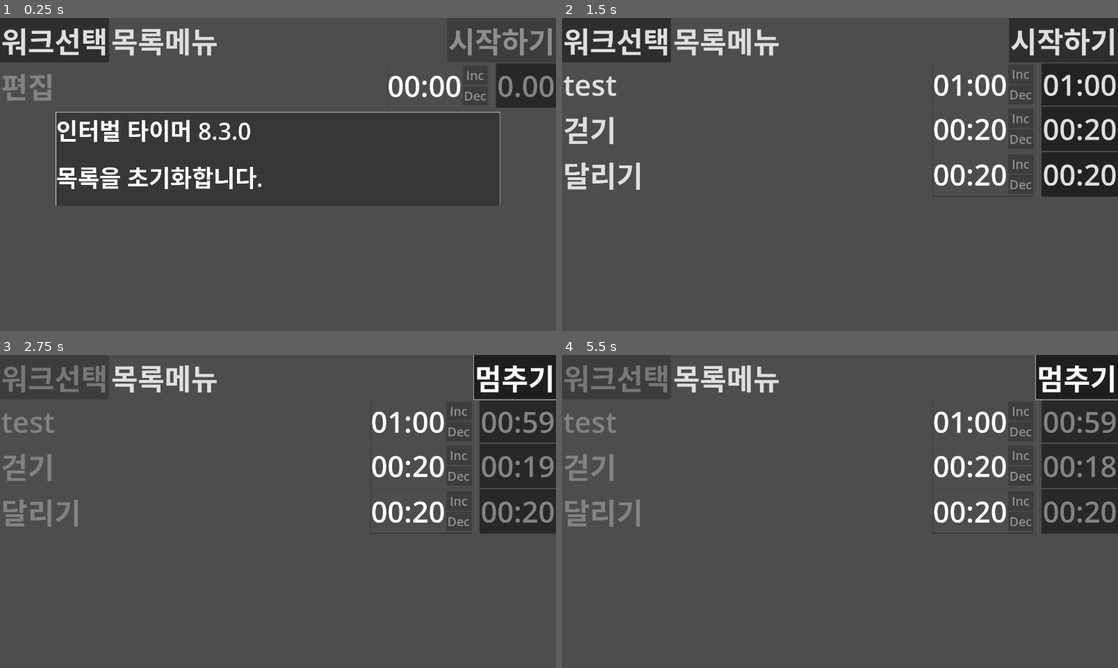
Above: before the commit, frames 1-4 (two rows, left to right).
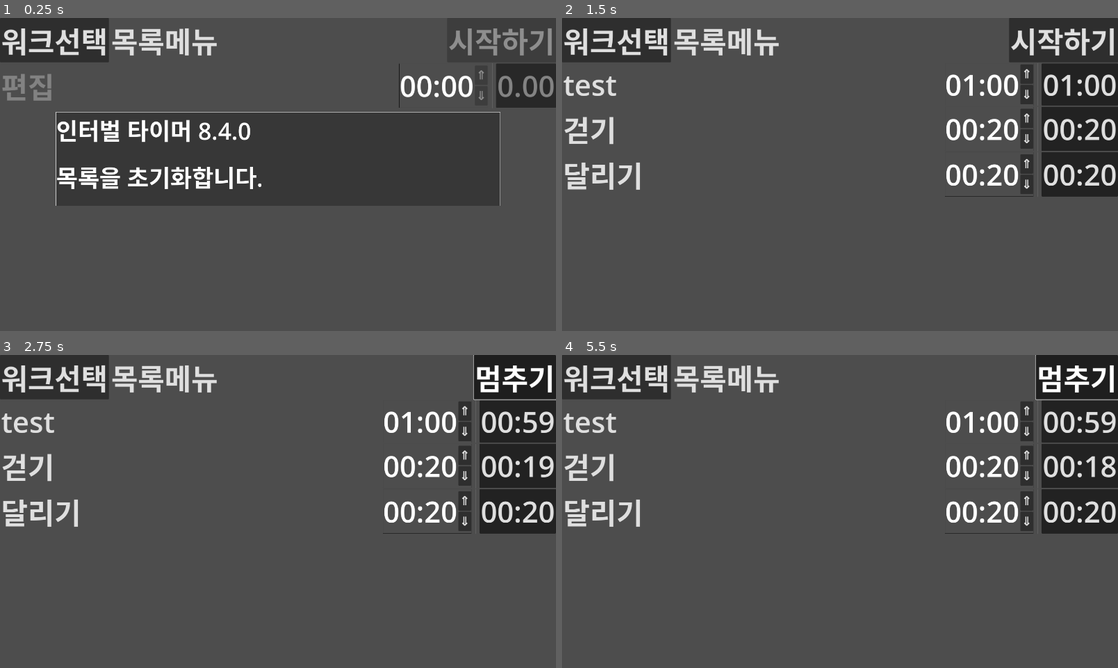
Above: after the commit, the same moments.

Repository: kasworld/maranic
Game: Godot game, scene res://main.tscn
Same seed, same stepped clock (60 frames per second), same inputs: the game is played once before the commit and once after it.
Inputs (mouse positions are in pixels of both pictures, inside the frame that each line leads up to):
- Up to frame 1 (0.25 s): no input
- Up to frame 2 (1.5 s): click "워크선택" at 0.5 s; click "목록메뉴" at 1.25 s
- Up to frame 3 (2.75 s): click "시작하기" at 2 s
- Up to frame 4 (5.5 s): click "멈추기" at 2.75 s; click (1017, 411) at 3.5 s, where only the run before the commit has a clickable "Inc"; click (1017, 430) at 4.25 s, where only the run before the commit has a clickable "Dec"; click "시작하기" at 5 s

The runs differ from the first frame. In frame 1, 0.8% of the frame differs, in the area x 39-88%, y 14-40%; in frame 2, 2.1%; in frame 3, 5.0%; in frame 4, 5.0%, in the area x 0-100%, y 3-58%.
Error in both runs: Invalid access of index '0' on a base object of type: 'PackedStringArray'. (res://main.gd:8)

Commit message:
fix numedit button

Diff:
--- a/int_edit/int_edit.gd
+++ b/int_edit/int_edit.gd
@@ -1,6 +1,8 @@
 extends PanelContainer
 
 class_name IntEdit
+
+# ▲△▼▽↑↓⇑⇓Ýß­¯
 
 @onready var vallabel = $HBoxContainer/ValueLabel
 @onready var incbtn = $HBoxContainer/VBoxContainer/IncButton
--- a/int_edit/int_edit.tscn
+++ b/int_edit/int_edit.tscn
@@ -37,12 +37,12 @@
 [node name="IncButton" type="Button" parent="HBoxContainer/VBoxContainer"]
 layout_mode = 2
 theme = ExtResource("3_nup17")
-text = "Inc"
+text = "⇑"
 
 [node name="DecButton" type="Button" parent="HBoxContainer/VBoxContainer"]
 layout_mode = 2
 theme = ExtResource("3_nup17")
-text = "Dec"
+text = "⇓"
 
 [connection signal="timeout" from="Timer" to="." method="_on_timer_timeout"]
 [connection signal="button_down" from="HBoxContainer/VBoxContainer/IncButton" to="." method="_on_inc_button_button_down"]
--- a/main.gd
+++ b/main.gd
@@ -23,7 +23,7 @@
 func _ready() -> void:
 	var vp_rect = get_viewport_rect()
 	var msgrect = Rect2( vp_rect.size.x * 0.1 ,vp_rect.size.y * 0.3 , vp_rect.size.x * 0.8 , vp_rect.size.y * 0.3 )
-	$TimedMessage.init(msgrect, tr("인터벌 타이머 8.3.0"))
+	$TimedMessage.init(msgrect, tr("인터벌 타이머 8.4.0"))
 	WorkListMenuButton.get_popup().theme = preload("res://menulist_theme.tres")
 	CmdMenuButton.get_popup().theme = preload("res://menulist_theme.tres")
 	WorkListMenuButton.get_popup().index_pressed.connect(work_list_menu_index_pressed)
@@ -136,7 +136,6 @@
 		start_master()
 	else:
 		pause_master()
-	disable_buttons(button_pressed)
 
 # work list ########################################################################################
 
--- a/subwork_node.gd
+++ b/subwork_node.gd
@@ -17,7 +17,6 @@
 	$TimeRecorder.init(i, 100, TickLib.tick2stri)
 	$TimeRecorder.set_initial_sec(subwork.second)
 	$TimeEdit.set_init_value(subwork.second)
-	$TimeEdit.disable_buttons(true)
 
 # Called when the node enters the scene tree for the first time.
 func _ready() -> void:
